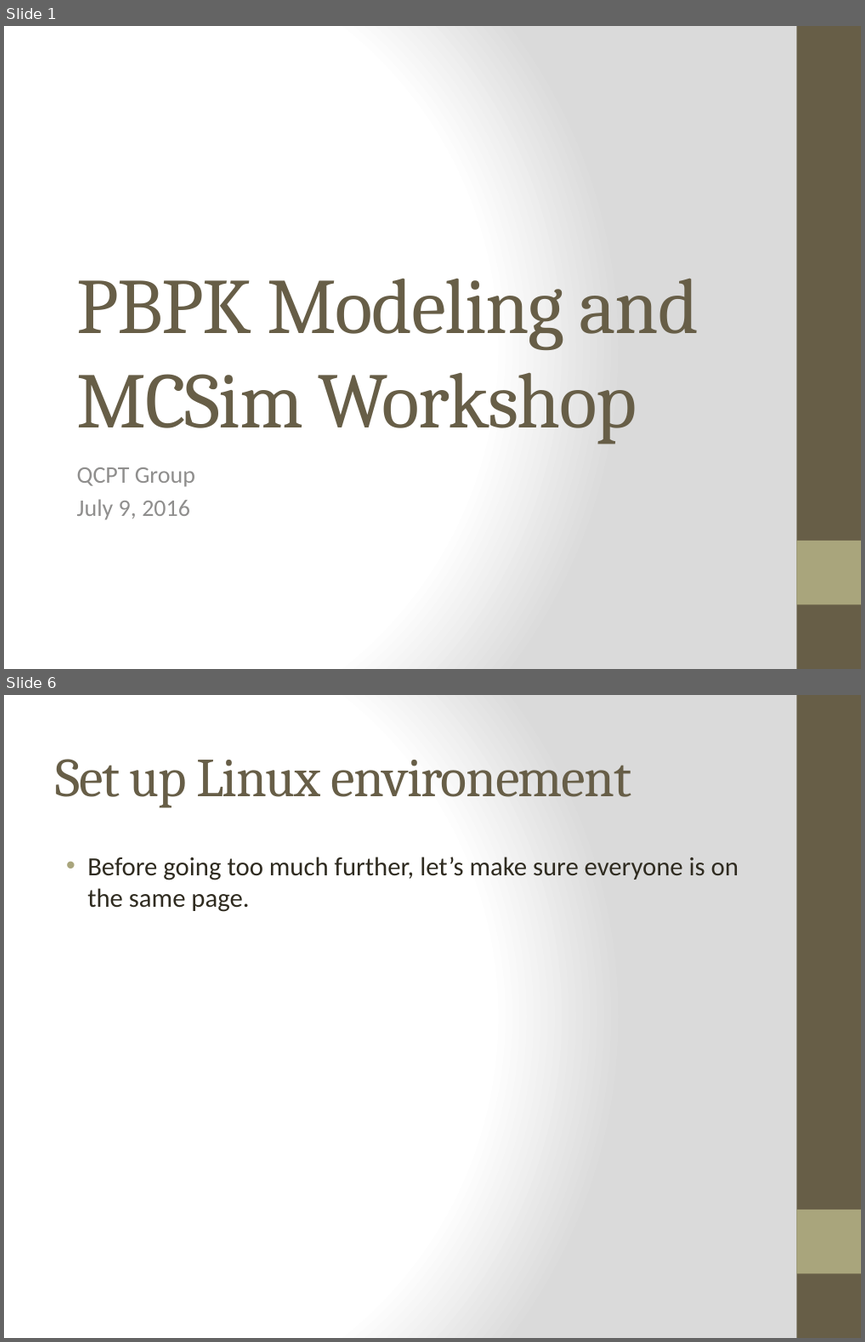
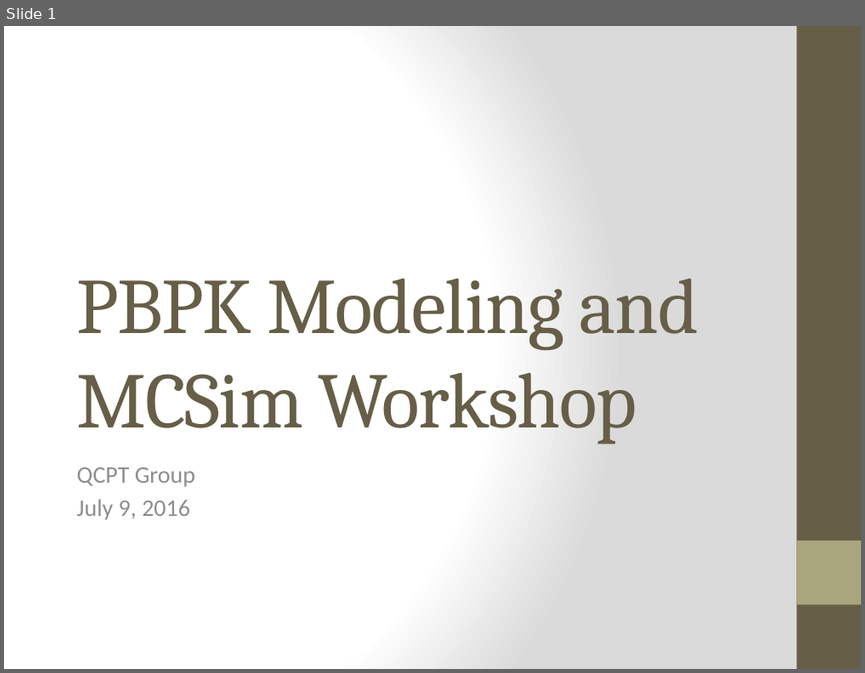
Before and after one commit to CSU-QSPT/PBPK-workshop, a slide deck: Day1_AM/Workshop Overview.pptx. Shown one above the other, each under a label of ours: slides 1 and 6 before the commit, slide 1 after it; the slides between them are not shown. The pictures are 865x1342 and 865x673 pixels, drawn with LibreOffice and Linux fonts; fonts in the diff are those of the drawing. Boxes give left, top, right and bottom in pixels: in the first picture for what was removed or moved away, otherwise in the second. Text is boxed around its words. In the diff, an @@ line names an element or a change of style, - is before the commit and + after.

```diff
--- a/Day1_AM/Workshop Overview.pptx
+++ b/Day1_AM/Workshop Overview.pptx
@@ slide 6 removed at (4, 695, 861, 1338), background gradient #FFFFFF to #DADADA; not listed: 2 template elements that a slide beside it also shows @@
@@ title removed at (55, 759, 631, 808) @@
-Set up Linux environement
@@ text removed at (87, 857, 738, 912) @@
-• Before going too much further, let’s make sure everyone is on the same page.
```
Also in this commit, not shown: 2 slides changed, 2 other slides removed, 1 other file.
